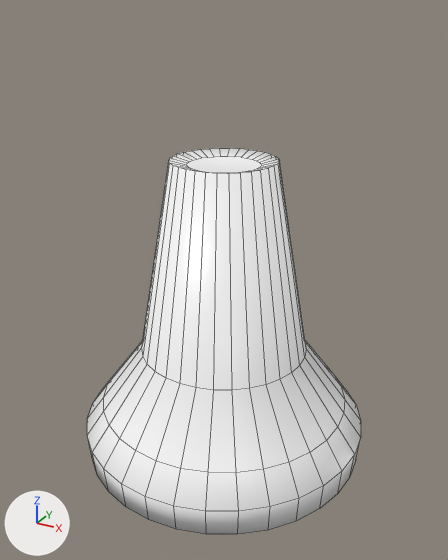
An edit to the Blender file Assets/Models/Queen/source/queen.blend, drawn before and after from the same camera.
Camera for both pictures: a 50 mm lens placed at (1.85, -3.36, 2.99), pointed at (0.03, -0.05, 1.34). Every picture has the same lights, and +X, +Y and +Z are marked at lower left. Mesh edges are drawn as thin lines.

The older version as bpy lines, for what is in view:
```python
me_cylinder_001 = bpy.data.meshes.new('Cylinder.001')
me_cylinder_001.from_pydata(...)  # 192 vertices, 162 faces; spans x -1.0..1.0, y -1.0..1.0, z 0.04..2.13
me_cylinder_001.polygons.foreach_set('use_smooth', [True] * 162)
me_cylinder_001.materials.append(mat_queen)
ob_queen = bpy.data.objects.new('Queen', me_cylinder_001)
ob_queen.location = (0.0, 0.0, 0.0)
```
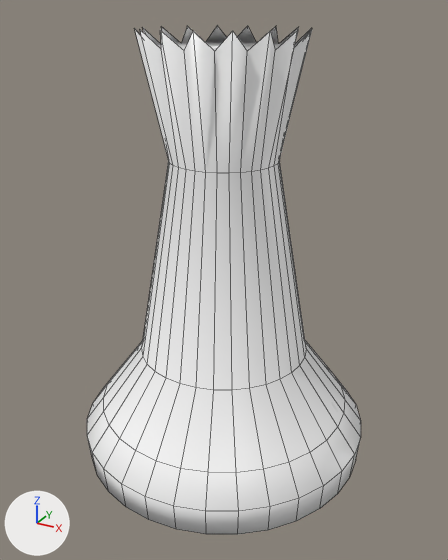
Where the change shows, as pixel boxes (x1, y1, x2, y2) in the pictures (448 x 560 px; the box of a moved part takes in the faces that stretch with it):
'Queen', reshaped (32% taller)
    before: (87, 148, 361, 534)
    after: (87, 26, 361, 534)
part 1 of me_cylinder_001, moved or reshaped
    before: (169, 148, 279, 173)
    after: (134, 26, 312, 173)

Patch to the scene script:
```diff
--- a/Assets/Models/Queen/source/queen.blend.py
+++ b/Assets/Models/Queen/source/queen.blend.py
@@ me_cylinder_001 @@
 # used by ob_queen; location = (0.0, 0.0, 0.0)
-me_cylinder_001.from_pydata(...)  # 192 vertices, 162 faces; spans x -1.0..1.0, y -1.0..1.0, z 0.04..2.13
+me_cylinder_001.from_pydata(...)  # 192 vertices, 162 faces; spans x -1.0..1.0, y -1.0..1.0, z 0.04..2.89
+# me_cylinder_001 part 1
+# 16 vertices are removed from x -0.23..0.23, y -0.23..0.23, z 2.1
+# 33 faces are deleted
+# 16 vertices move from x -0.23..0.23, y -0.23..0.23, z 2.1 to x -0.43..0.43, y -0.43..0.43, z 2.79
+# 16 vertices are added at x -0.5..0.5, y -0.5..0.5, z 2.89
+# 33 new faces join them
 me_cylinder_001.materials.append(mat_queen)
```
